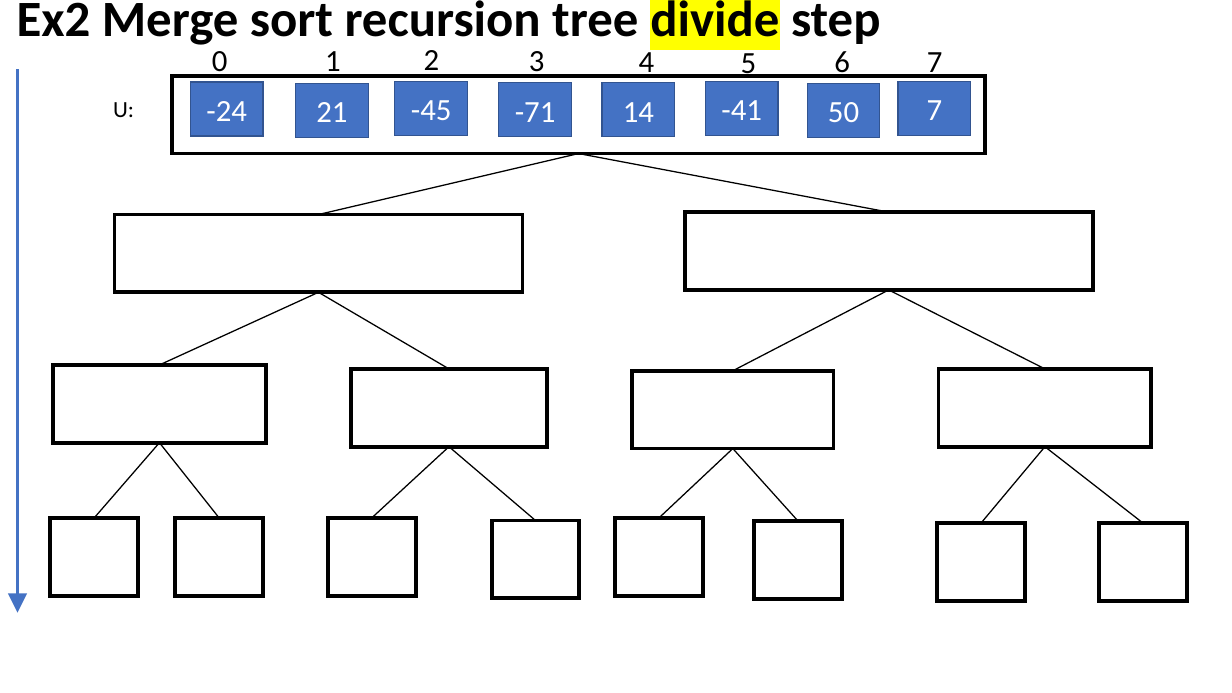
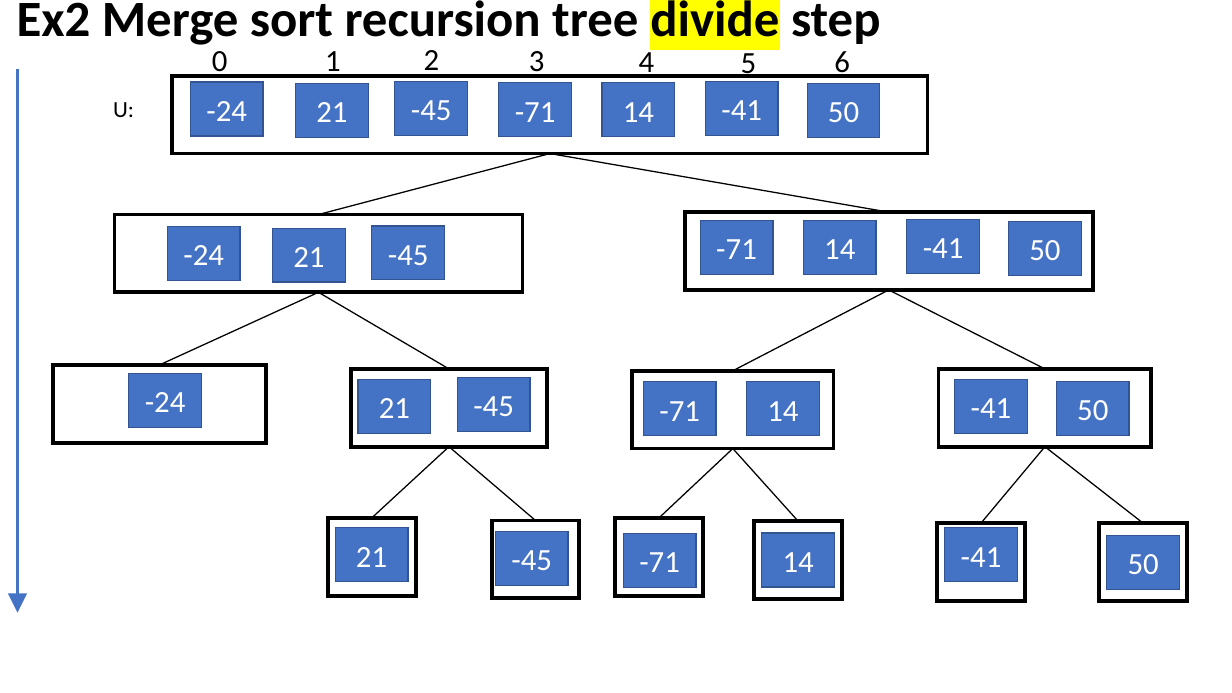
Before and after one commit to ganglix/CMPT141_lecture_code_2023_fall, a slide deck: slide 3 of week_10/ch17_ex1_demo1_ex2_ex4_solution.pptx. Drawn at 1232x693 pixels with LibreOffice and Linux fonts; fonts in the diff are those of the drawing. Boxes give left, top, right and bottom in pixels: in the first picture for what was removed or moved away, otherwise in the second. Text is boxed around its words. In the diff, an @@ line names an element or a change of style, - is before the commit and + after.

```diff
--- a/week_10/ch17_ex1_demo1_ex2_ex4_solution.pptx
+++ b/week_10/ch17_ex1_demo1_ex2_ex4_solution.pptx
@@ text removed at <box>927,52,943,78</box> @@
-7
@@ rectangle: place and size @@
-rectangle at <box>173,76,985,153</box>
+rectangle at <box>173,76,928,153</box>
@@ rectangle removed at <box>898,81,971,135</box> @@
-7
@@ line moved from (579, 153) - (319, 214) to (550, 153) - (319, 214) @@
@@ line moved from (889, 213) - (579, 153) to (889, 213) - (550, 153) @@
@@ rectangle added at <box>167,226,240,280</box>, fill #4472C4, outline #325491 1 pt, 24 pt, text #FFFFFF @@
+-24
@@ rectangle added at <box>273,228,346,282</box>, fill #4472C4, outline #325491 1 pt, 24 pt, text #FFFFFF @@
+21
@@ rectangle added at <box>372,226,445,279</box>, fill #4472C4, outline #325491 1 pt, 24 pt, text #FFFFFF @@
+-45
@@ rectangle added at <box>701,221,774,274</box>, fill #4472C4, outline #325491 1 pt, 24 pt, text #FFFFFF @@
+-71
@@ rectangle added at <box>804,221,877,274</box>, fill #4472C4, outline #325491 1 pt, 24 pt, text #FFFFFF @@
+14
@@ rectangle added at <box>907,219,980,273</box>, fill #4472C4, outline #325491 1 pt, 24 pt, text #FFFFFF @@
+-41
@@ rectangle added at <box>1009,222,1082,275</box>, fill #4472C4, outline #325491 1 pt, 24 pt, text #FFFFFF @@
+50
@@ rectangle added at <box>128,373,201,427</box>, fill #4472C4, outline #325491 1 pt, 24 pt, text #FFFFFF @@
+-24
@@ rectangle added at <box>358,380,431,433</box>, fill #4472C4, outline #325491 1 pt, 24 pt, text #FFFFFF @@
+21
@@ rectangle added at <box>457,377,531,431</box>, fill #4472C4, outline #325491 1 pt, 24 pt, text #FFFFFF @@
+-45
@@ rectangle added at <box>643,382,716,435</box>, fill #4472C4, outline #325491 1 pt, 24 pt, text #FFFFFF @@
+-71
@@ rectangle added at <box>747,382,820,435</box>, fill #4472C4, outline #325491 1 pt, 24 pt, text #FFFFFF @@
+14
@@ rectangle added at <box>955,380,1028,433</box>, fill #4472C4, outline #325491 1 pt, 24 pt, text #FFFFFF @@
+-41
@@ rectangle added at <box>1056,382,1129,435</box>, fill #4472C4, outline #325491 1 pt, 24 pt, text #FFFFFF @@
+50
@@ line removed from (94, 518) to (160, 443) @@
@@ line removed from (219, 518) to (160, 443) @@
@@ rectangle removed at <box>51,518,139,595</box> @@
@@ rectangle removed at <box>176,518,263,595</box> @@
@@ rectangle added at <box>335,528,409,581</box>, fill #4472C4, outline #325491 1 pt, 24 pt, text #FFFFFF @@
+21
@@ rectangle added at <box>495,531,568,585</box>, fill #4472C4, outline #325491 1 pt, 24 pt, text #FFFFFF @@
+-45
@@ rectangle added at <box>623,533,696,587</box>, fill #4472C4, outline #325491 1 pt, 24 pt, text #FFFFFF @@
+-71
@@ rectangle added at <box>762,533,835,587</box>, fill #4472C4, outline #325491 1 pt, 24 pt, text #FFFFFF @@
+14
@@ rectangle added at <box>945,528,1018,581</box>, fill #4472C4, outline #325491 1 pt, 24 pt, text #FFFFFF @@
+-41
@@ rectangle added at <box>1107,536,1180,590</box>, fill #4472C4, outline #325491 1 pt, 24 pt, text #FFFFFF @@
+50
```
Also in this commit, not shown: 5 other slides changed, 4 other files.
